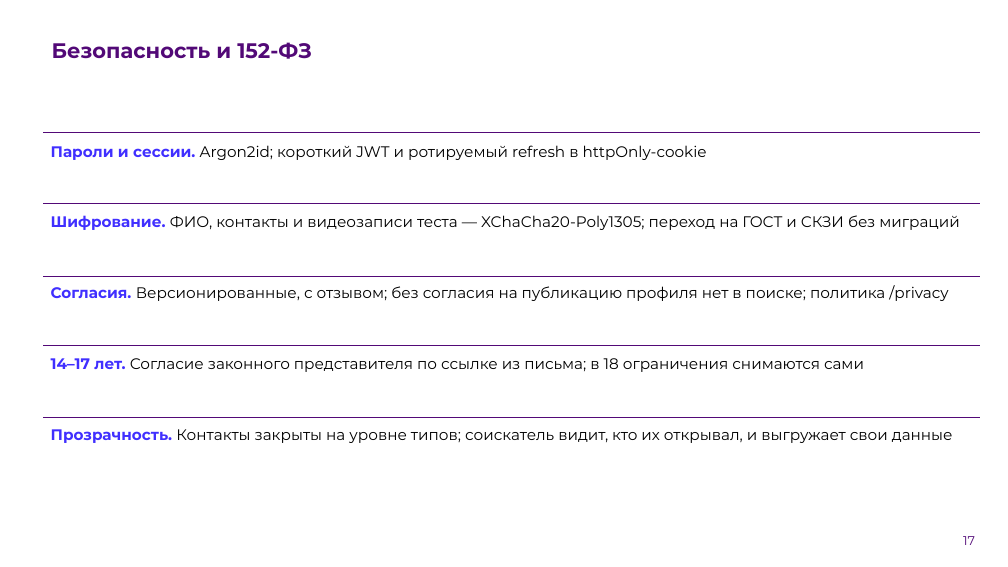
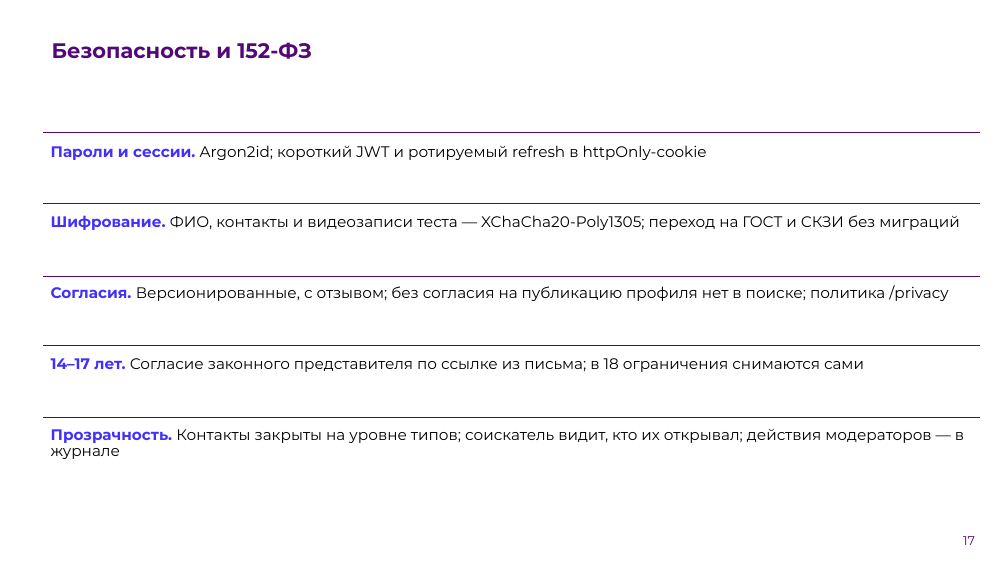
Before and after one commit to K1NGSM4N3/fsp-hack, a slide deck: slide 17 of docs/presentation.pptx. Drawn at 1008x567 pixels with LibreOffice and Linux fonts; fonts in the diff are those of the drawing; background and template pictures are left out. Boxes give left, top, right and bottom in pixels: in the first picture for what was removed or moved away, otherwise in the second. Text is boxed around its words. In the diff, an @@ line names an element or a change of style, - is before the commit and + after.

```diff
--- a/docs/presentation.pptx
+++ b/docs/presentation.pptx
@@ text at [51,429,964,459]: text changed @@
-Прозрачность. Контакты закрыты на уровне типов; соискатель видит, кто их открывал, и выгружает свои данные
+Прозрачность. Контакты закрыты на уровне типов; соискатель видит, кто их открывал; действия модераторов — в журнале
```
Also in this commit, not shown: 5 other slides changed, 1 other file.
